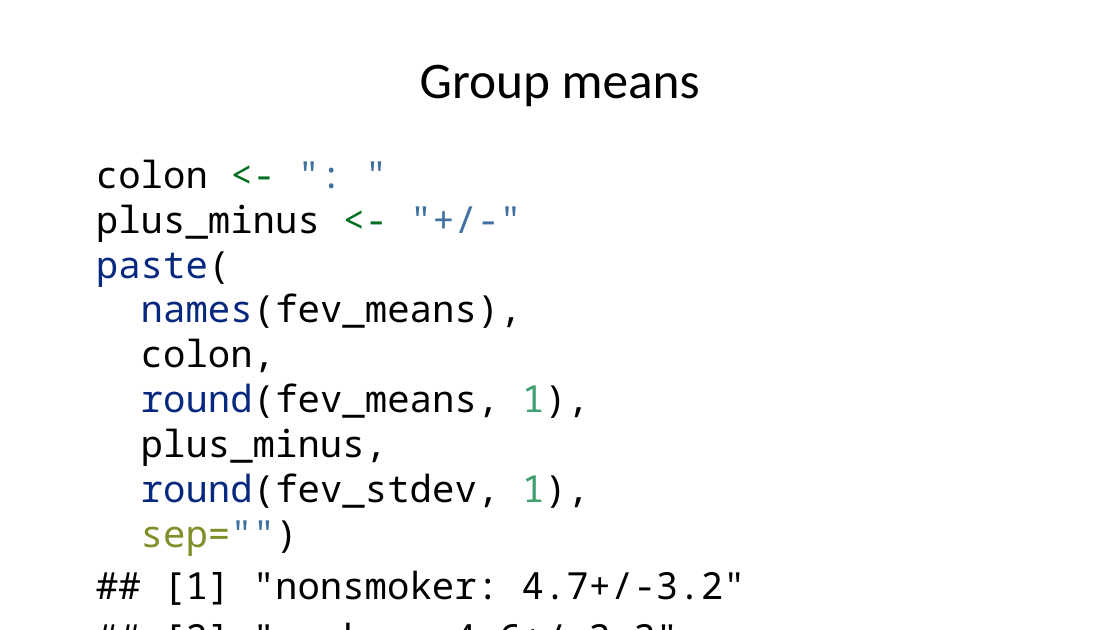
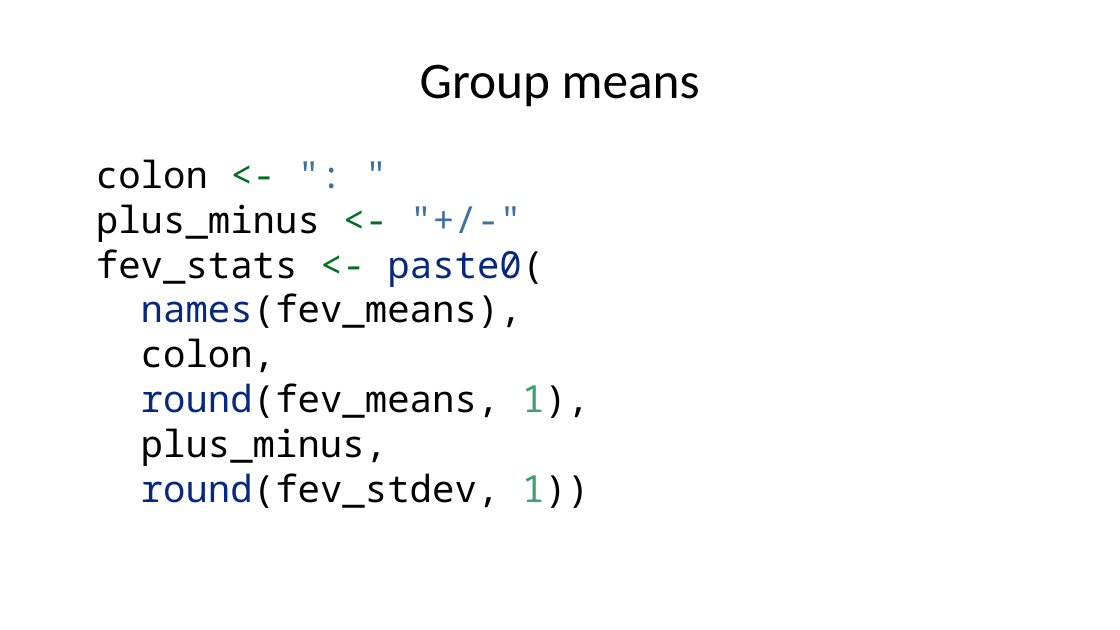
Before and after one commit to pmean/classes, a slide deck: slide 27 of introduction-to-r/results/v05-slides-and-speaker-notes.pptx (slide 26 before the commit). Drawn at 1120x630 pixels with LibreOffice and Linux fonts; fonts in the diff are those of the drawing. Boxes give left, top, right and bottom in pixels: in the first picture for what was removed or moved away, otherwise in the second. Text is boxed around its words. In the diff, an @@ line names an element or a change of style, - is before the commit and + after.

```diff
--- a/introduction-to-r/results/v05-slides-and-speaker-notes.pptx
+++ b/introduction-to-r/results/v05-slides-and-speaker-notes.pptx
@@ text at (x1=96, y1=159, x2=589, y2=508): text changed @@
-colon <- ": "
-plus_minus <- "+/-"
-paste(
-names(fev_means),
-colon,
-round(fev_means, 1),
-plus_minus,
-round(fev_stdev, 1),
-sep="")
-## [1] "nonsmoker: 4.7+/-3.2"
-## [2] "smoker: 4.6+/-3.3"
+colon <- ": "
+plus_minus <- "+/-"
+fev_stats <- paste0(
+names(fev_means),
+colon,
+round(fev_means, 1),
+plus_minus,
+round(fev_stdev, 1))
```
Also in this commit, not shown: 16 other slides changed, 2 slides added, 9 other files.
